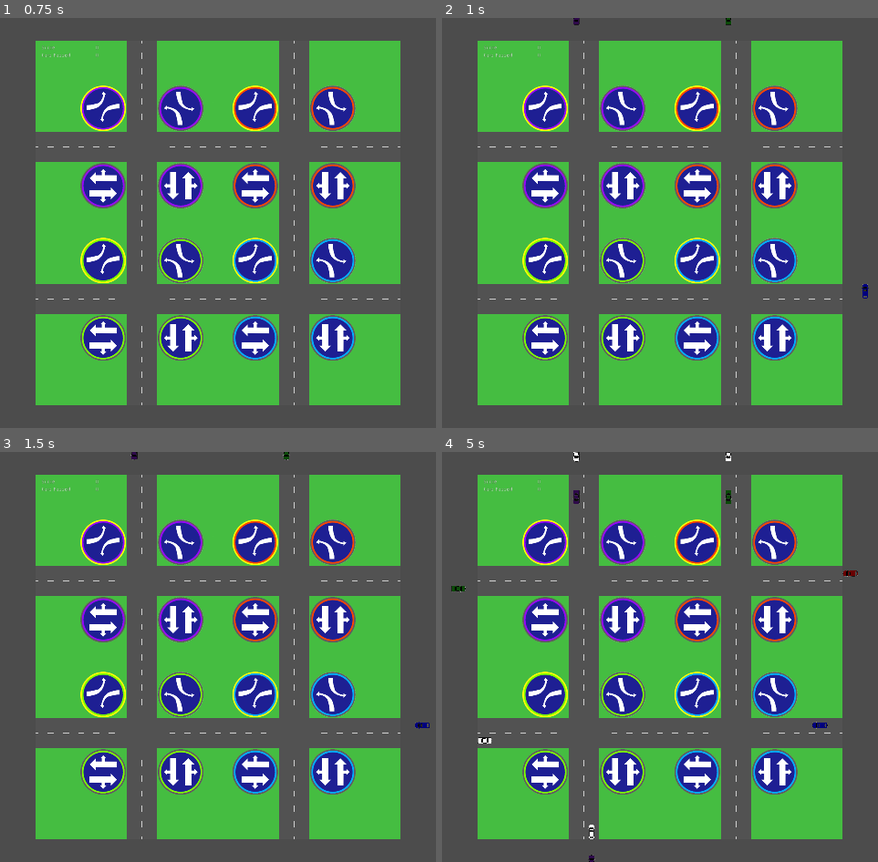
Above: before the commit, frames 1-4 (two rows, left to right).
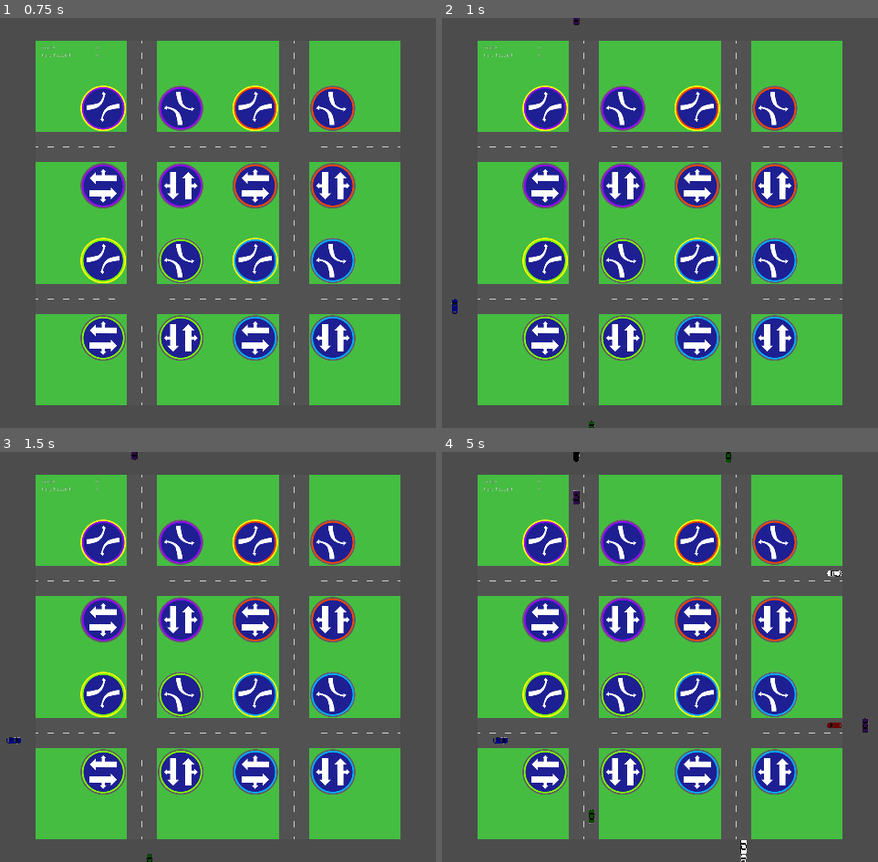
Above: after the commit, the same moments.

Repository: nicohi/terrific-lights-multiplayer
Game: Godot game, scene res://Map/Map.tscn
The game is run twice, just before and just after one commit, with the same random seed, the same clock (stepped at 60 frames per second) and the same inputs.
Inputs (mouse positions are in pixels of both pictures, inside the frame that each line leads up to):
- Up to frame 1 (0.75 s): tap Enter at 0.5 s; move the mouse to (379, 202) at 0.52 s; click (379, 202) at 0.67 s
- Up to frame 2 (1 s): no input
- Up to frame 3 (1.5 s): move the mouse to (74, 677) at 1.27 s; click (74, 677) at 1.42 s
- Up to frame 4 (5 s): move the mouse to (734, 566) at 2.02 s; click (734, 566) at 2.17 s; move the mouse to (625, 739) at 2.77 s; click (625, 739) at 2.92 s; move the mouse to (outside the picture) at 3.52 s; click (outside the picture) at 3.67 s; move the mouse to (outside the picture) at 4.27 s; click (outside the picture) at 4.42 s

Frame 1 is identical in both runs. In frame 2, 0.1% of the frame differs, in the area x 2-98%, y 0-100%; in frame 3, 0.1%; in frame 4, 0.6%.

Commit message:
Viralliset reitit.

Diff:
--- a/Car/Car.gd
+++ b/Car/Car.gd
@@ -131,7 +131,7 @@
 
 func setRoute(r: Route):
 	route = r
-	ind = -1
+	ind = 0
 #	self.position = route.getTileAtInd(0).position
 
 func getRoute():
--- a/Road.gd
+++ b/Road.gd
@@ -24,6 +24,113 @@
 onready var lr_nsr = $LowerRight/NorthSouthRight
 onready var lr_nsl = $LowerRight/NorthSouthLeft
 
+enum {
+	LEFT,
+	RIGHT,
+	STRAIGHT,
+}
+
+const NORTH = Vector2(0, -1)
+const NORTHEAST = Vector2(1, -1)
+const EAST = Vector2(1, 0)
+const SOUTHEAST = Vector2(1, 1)
+const SOUTH = Vector2(0, 1)
+const SOUTHWEST = Vector2(-1, 1)
+const WEST = Vector2(-1, 0)
+const NORTHWEST = Vector2(-1, -1)
+
+const NWW_START_POS = Vector2(0, 9)
+const NWN_START_POS = Vector2(8, 0)
+const NEN_START_POS = Vector2(18, 0)
+const NEE_START_POS = Vector2(27, 8)
+const SEE_START_POS = Vector2(27, 18)
+const SES_START_POS = Vector2(19, 27)
+const SWS_START_POS = Vector2(9, 27)
+const SWW_START_POS = Vector2(0, 19)
+
+var routeSetup = [
+	{
+		"startPos": NWN_START_POS,
+		"startDir": SOUTH,
+		"turns": [LEFT, RIGHT, LEFT],
+	},
+	{
+		"startPos": NEE_START_POS,
+		"startDir": WEST,
+		"turns": [LEFT, RIGHT, LEFT],
+	},
+	{
+		"startPos": SES_START_POS,
+		"startDir": NORTH,
+		"turns": [LEFT, RIGHT, LEFT],
+	},
+	{
+		"startPos": SWW_START_POS,
+		"startDir": EAST,
+		"turns": [LEFT, RIGHT, LEFT],
+	},
+	{
+		"startPos": NWN_START_POS,
+		"startDir": SOUTH,
+		"turns": [STRAIGHT, LEFT, RIGHT],
+	},
+	{
+		"startPos": NEE_START_POS,
+		"startDir": WEST,
+		"turns": [STRAIGHT, LEFT, RIGHT],
+	},
+	{
+		"startPos": SES_START_POS,
+		"startDir": NORTH,
+		"turns": [STRAIGHT, LEFT, RIGHT],
+	},
+	{
+		"startPos": SWW_START_POS,
+		"startDir": EAST,
+		"turns": [STRAIGHT, LEFT, RIGHT],
+	},
+	{
+		"startPos": NEN_START_POS,
+		"startDir": SOUTH,
+		"turns": [STRAIGHT, RIGHT, STRAIGHT],
+	},
+	{
+		"startPos": SEE_START_POS,
+		"startDir": WEST,
+		"turns": [STRAIGHT, RIGHT, STRAIGHT],
+	},
+	{
+		"startPos": SWS_START_POS,
+		"startDir": NORTH,
+		"turns": [STRAIGHT, RIGHT, STRAIGHT],
+	},
+	{
+		"startPos": NWW_START_POS,
+		"startDir": EAST,
+		"turns": [STRAIGHT, RIGHT, STRAIGHT],
+	},
+	{
+		"startPos": NEN_START_POS,
+		"startDir": SOUTH,
+		"turns": [STRAIGHT, RIGHT, STRAIGHT],
+	},
+	{
+		"startPos": SEE_START_POS,
+		"startDir": WEST,
+		"turns": [STRAIGHT, RIGHT, STRAIGHT],
+	},
+	{
+		"startPos": SWS_START_POS,
+		"startDir": NORTH,
+		"turns": [STRAIGHT, RIGHT, STRAIGHT],
+	},
+	{
+		"startPos": NWW_START_POS,
+		"startDir": EAST,
+		"turns": [STRAIGHT, RIGHT, STRAIGHT],
+	},
+]
+
 func setUpTiles():
 	var tileIsRoad = false
 	var keepOn = false
@@ -60,54 +167,157 @@
 			y_pos += Globals.TILE_SIDE_LEN
 		x_pos += Globals.TILE_SIDE_LEN
 
+func _straight(targetArray: Array, steps: int, from: Vector2, toDir: Vector2) -> Vector2:
+	var pos = from
+
+	for i in steps:
+		pos += toDir
+		targetArray.push_back(tiles[pos.x][pos.y])
+
+	return pos
+
+func _turn_left(targetArray: Array, from: Vector2, toDir: Vector2) -> Vector2:
+	var pos = from
+
+	for i in 2:
+		match toDir:
+			NORTH:
+				pos += NORTHEAST
+			EAST:
+				pos += SOUTHEAST
+			SOUTH:
+				pos += SOUTHWEST
+			WEST:
+				pos += NORTHWEST
+
+		targetArray.push_back(tiles[pos.x][pos.y])
+
+	for i in 7:
+		pos += toDir
+		targetArray.push_back(tiles[pos.x][pos.y])
+
+	return pos
+
+func _turn_right(targetArray: Array, from: Vector2, toDir: Vector2) -> Vector2:
+	var pos = from
+
+	match toDir:
+		NORTH:
+			pos += WEST
+		EAST:
+			pos += NORTH
+		SOUTH:
+			pos += EAST
+		WEST:
+			pos += SOUTH
+
+	targetArray.push_back(tiles[pos.x][pos.y])
+
+	for i in 8:
+		pos += toDir
+		targetArray.push_back(tiles[pos.x][pos.y])
+
+	return pos
+
+func _left_from(dir: Vector2) -> Vector2:
+	match dir:
+		NORTH:
+			return WEST
+		EAST:
+			return NORTH
+		SOUTH:
+			return EAST
+		_:
+			return SOUTH
+
+func _right_from(dir: Vector2) -> Vector2:
+	match dir:
+		NORTH:
+			return EAST
+		EAST:
+			return SOUTH
+		SOUTH:
+			return WEST
+		_:
+			return NORTH
+
+func _get_turn_vector(turnTo, directionFrom: Vector2) -> Vector2:
+	match turnTo:
+		LEFT:
+			return _left_from(directionFrom)
+		RIGHT:
+			return _right_from(directionFrom)
+		_:
+			return directionFrom
+
 func setUpRoutes():
-	var list = []
-	for y in range(0, ml):
-		list.append(tiles[8][y])
-	var route = Route.new(list)
-	routes.append(route)
-
-	list = []
-	for y in range(0, ml):
-		list.append(tiles[9][ml-1 - y])
-	route = Route.new(list)
-	routes.append(route)
-
-	list = []
-	for y in range(0, ml):
-		list.append(tiles[18][y])
-	route = Route.new(list)
-	routes.append(route)
-
-	list = []
-	for y in range(0, ml):
-		list.append(tiles[19][ml-1 - y])
-	route = Route.new(list)
-	routes.append(route)
-
-	list = []
-	for x in range(0, ml):
-		list.append(tiles[x][9])
-	route = Route.new(list)
-	routes.append(route)
-
-	list = []
-	for x in range(0, ml):
-		list.append(tiles[ml- 1 - x][8])
-	route = Route.new(list)
-	routes.append(route)
-
-	list = []
-	for x in range(0, ml):
-		list.append(tiles[x][19])
-	route = Route.new(list)
-	routes.append(route)
-
-	list = []
-	for x in range(0, ml):
-		list.append(tiles[ml- 1 - x][18])
-	route = Route.new(list)
-	routes.append(route)
+	for route in routeSetup:
+		var pos = route["startPos"]
+		var dir = route["startDir"]
+		var arr = [tiles[pos.x][pos.y]]
+
+		pos = _straight(arr, 7, pos, dir)
+
+		for turn in route["turns"]:
+			match turn:
+				STRAIGHT:
+					pos = _straight(arr, 10, pos, dir)
+				LEFT:
+					dir = _get_turn_vector(turn, dir)
+					pos = _turn_left(arr, pos, dir)
+				RIGHT:
+					dir = _get_turn_vector(turn, dir)
+					pos = _turn_right(arr, pos, dir)
+
+		routes.append(Route.new(arr))
+#
+#	var list = []
+#	for y in range(0, ml):
+#		list.append(tiles[8][y])
+#	var route = Route.new(list)
+#	routes.append(route)
+#
+#	list = []
+#	for y in range(0, ml):
+#		list.append(tiles[9][ml-1 - y])
+#	route = Route.new(list)
+#	routes.append(route)
+#
+#	list = []
+#	for y in range(0, ml):
+#		list.append(tiles[18][y])
+#	route = Route.new(list)
+#	routes.append(route)
+#
+#	list = []
+#	for y in range(0, ml):
+#		list.append(tiles[19][ml-1 - y])
+#	route = Route.new(list)
+#	routes.append(route)
+#
+#	list = []
+#	for x in range(0, ml):
+#		list.append(tiles[x][9])
+#	route = Route.new(list)
+#	routes.append(route)
+#
+#	list = []
+#	for x in range(0, ml):
+#		list.append(tiles[ml- 1 - x][8])
+#	route = Route.new(list)
+#	routes.append(route)
+#
+#	list = []
+#	for x in range(0, ml):
+#		list.append(tiles[x][19])
+#	route = Route.new(list)
+#	routes.append(route)
+#
+#	list = []
+#	for x in range(0, ml):
+#		list.append(tiles[ml- 1 - x][18])
+#	route = Route.new(list)
+#	routes.append(route)
 
 func randomRoute():
 	var route = routes[randi() % routes.size()]
@@ -125,9 +335,6 @@
 	light_ur.begin()
 	light_lr.begin()
 
-	for x in range (8, 10):
-		for y in range(8, 10):
-			tiles[x][y].stopAllTraffic()
 
 func handle_lights(light: LightButton):
 	match light:
--- a/Tile.gd
+++ b/Tile.gd
@@ -37,9 +37,10 @@
 	sl = false
 
 func _on_Tile_body_entered(body):
-	body.getRoute().getTileAtInd(body.ind).freeTile()
-	body.ind += 1
-	self.free = false
+	if self == body.getRoute().getTileAtInd(body.ind + 1):
+		body.getRoute().getTileAtInd(body.ind).freeTile()
+		body.ind += 1
+		self.free = false
 
 func _on_Timer_timeout():
 	self.free = true
